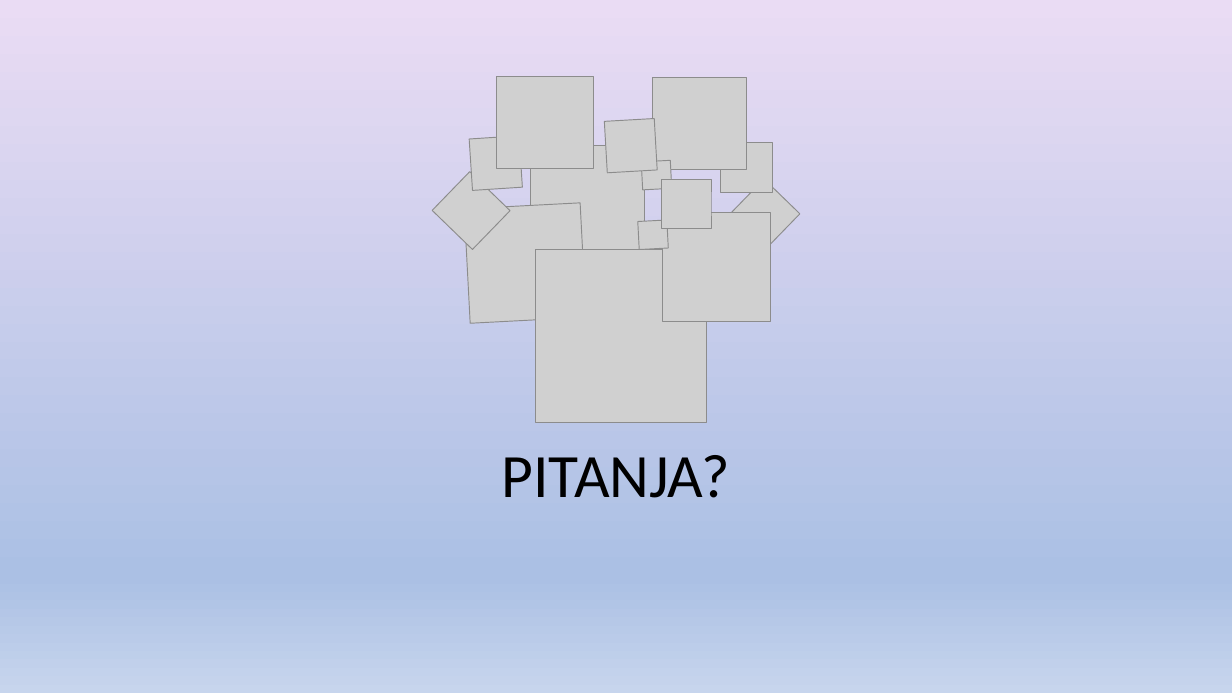
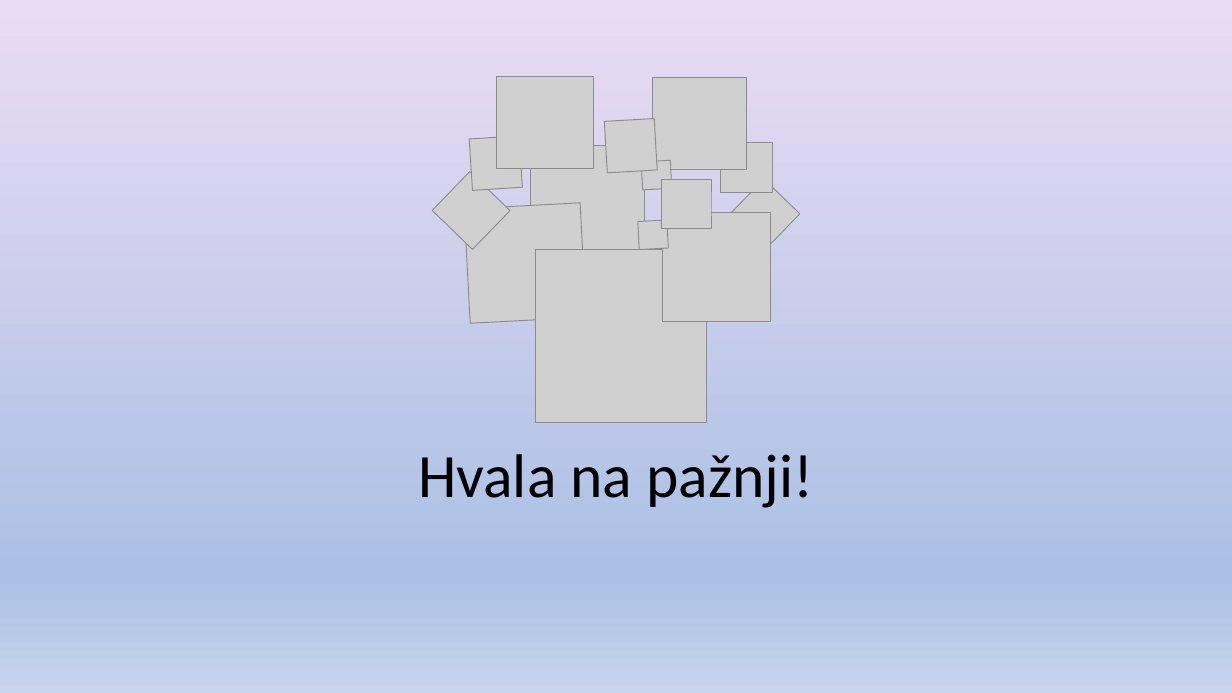
Before and after one commit to ensar4/Fit_CC, a slide deck: slide 9 of we_care_bracelet_fitcc.pptx. Drawn at 1232x693 pixels with LibreOffice and Linux fonts; fonts in the diff are those of the drawing; grey boxes stand for pictures. Boxes give left, top, right and bottom in pixels: in the first picture for what was removed or moved away, otherwise in the second. Text is boxed around its words. In the diff, an @@ line names an element or a change of style, - is before the commit and + after.

```diff
--- a/we_care_bracelet_fitcc.pptx
+++ b/we_care_bracelet_fitcc.pptx
@@ title at (x1=418, y1=454, x2=813, y2=508): text changed @@
-PITANJA?
+Hvala na pažnji!
```
Also in this commit, not shown: 2 other slides changed.
